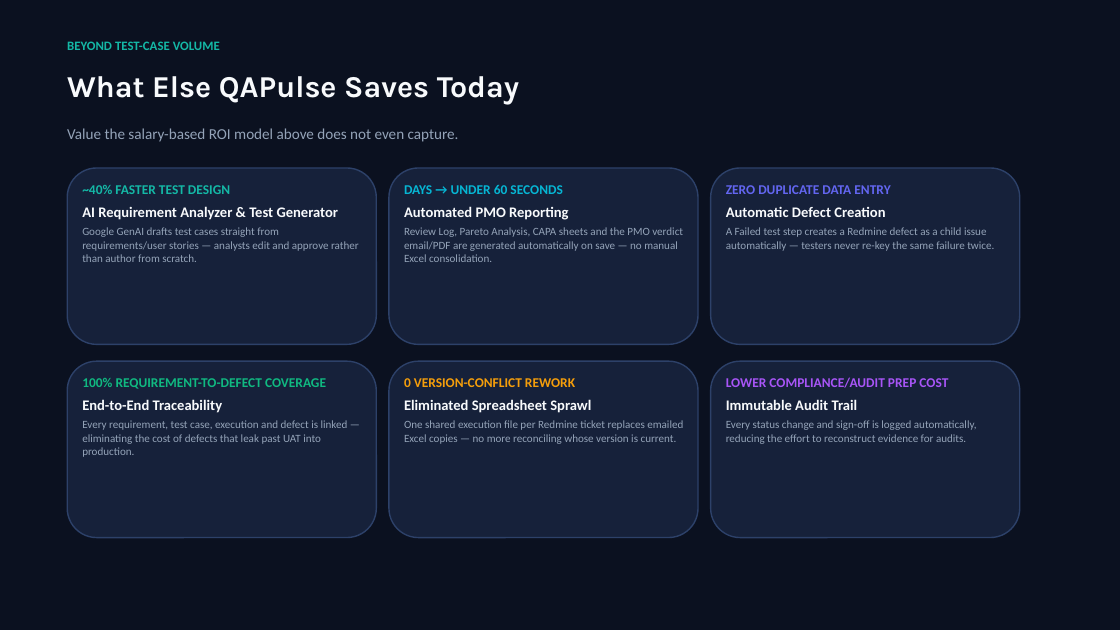
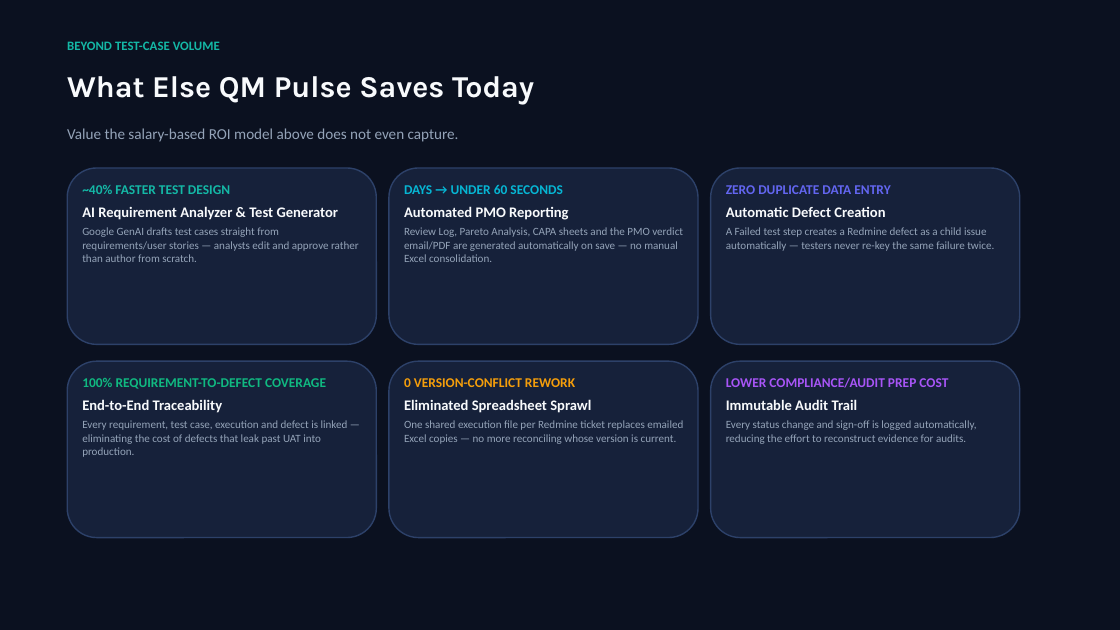
Before and after one commit to syamilsamat/QAPulse, a slide deck: slide 7 of QM_Pulse_ROI_Presentation.pptx. Drawn at 1120x630 pixels with LibreOffice and Linux fonts; fonts in the diff are those of the drawing. Boxes give left, top, right and bottom in pixels: in the first picture for what was removed or moved away, otherwise in the second. Text is boxed around its words. In the diff, an @@ line names an element or a change of style, - is before the commit and + after.

```diff
--- a/QM_Pulse_ROI_Presentation.pptx
+++ b/QM_Pulse_ROI_Presentation.pptx
@@ text at box(67, 76, 534, 105): text changed @@
-What Else QAPulse Saves Today
+What Else QM Pulse Saves Today
```
Also in this commit, not shown: 8 other slides changed, 7 other files.
